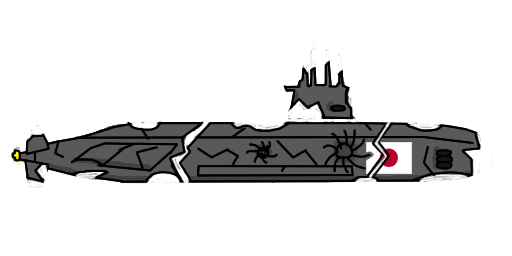
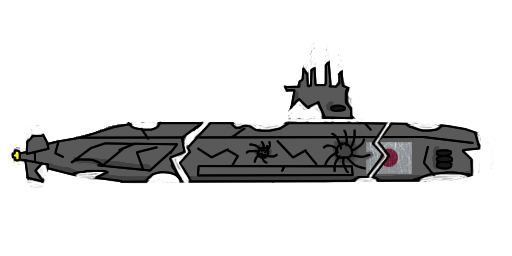
Layer changes from the first (512, 256) image to the second:
"Layer 18": opacity 100% → 46% over [366, 142, 412, 174]
added layer "Layer 20" above "Layer 17" over [366, 142, 412, 174]
